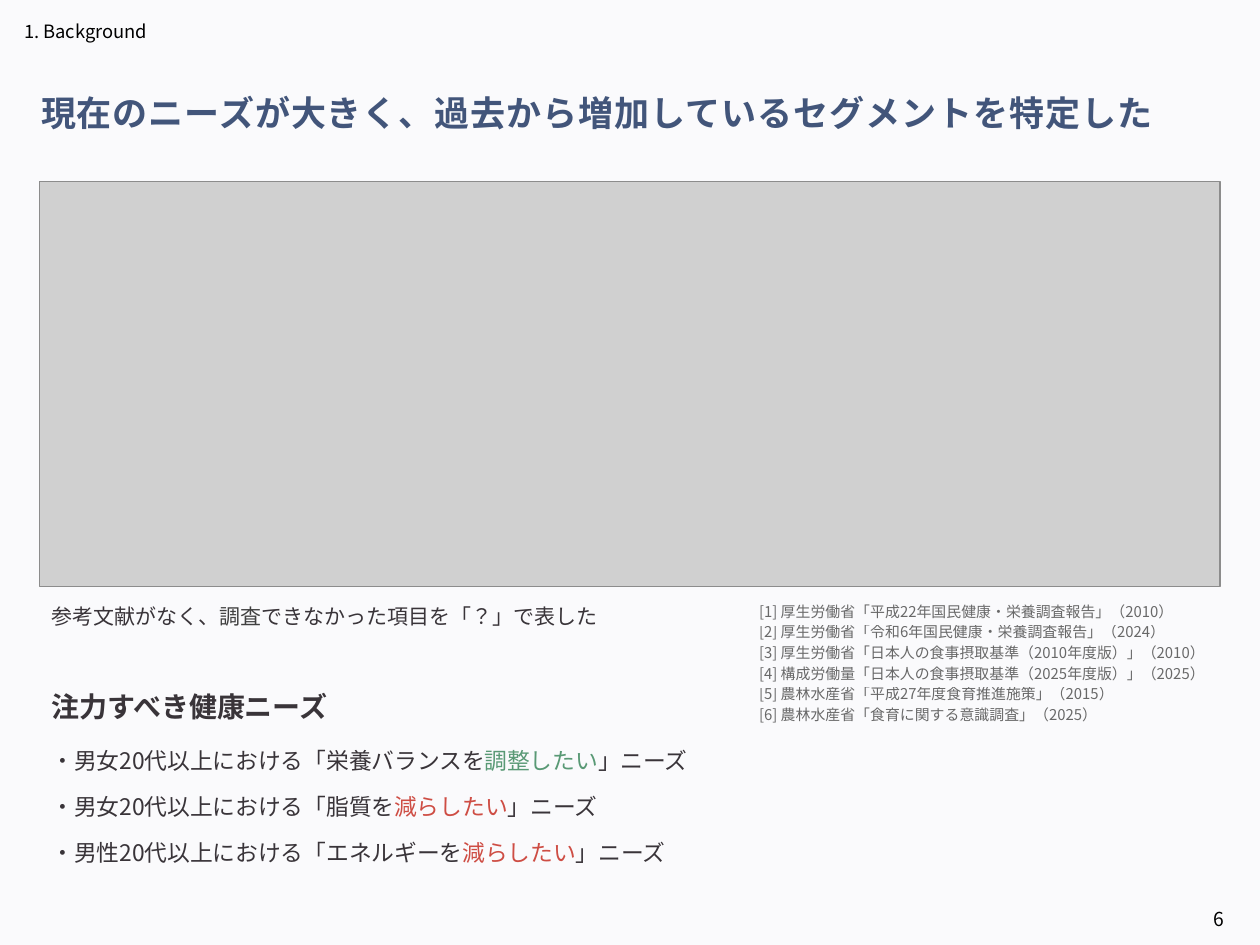
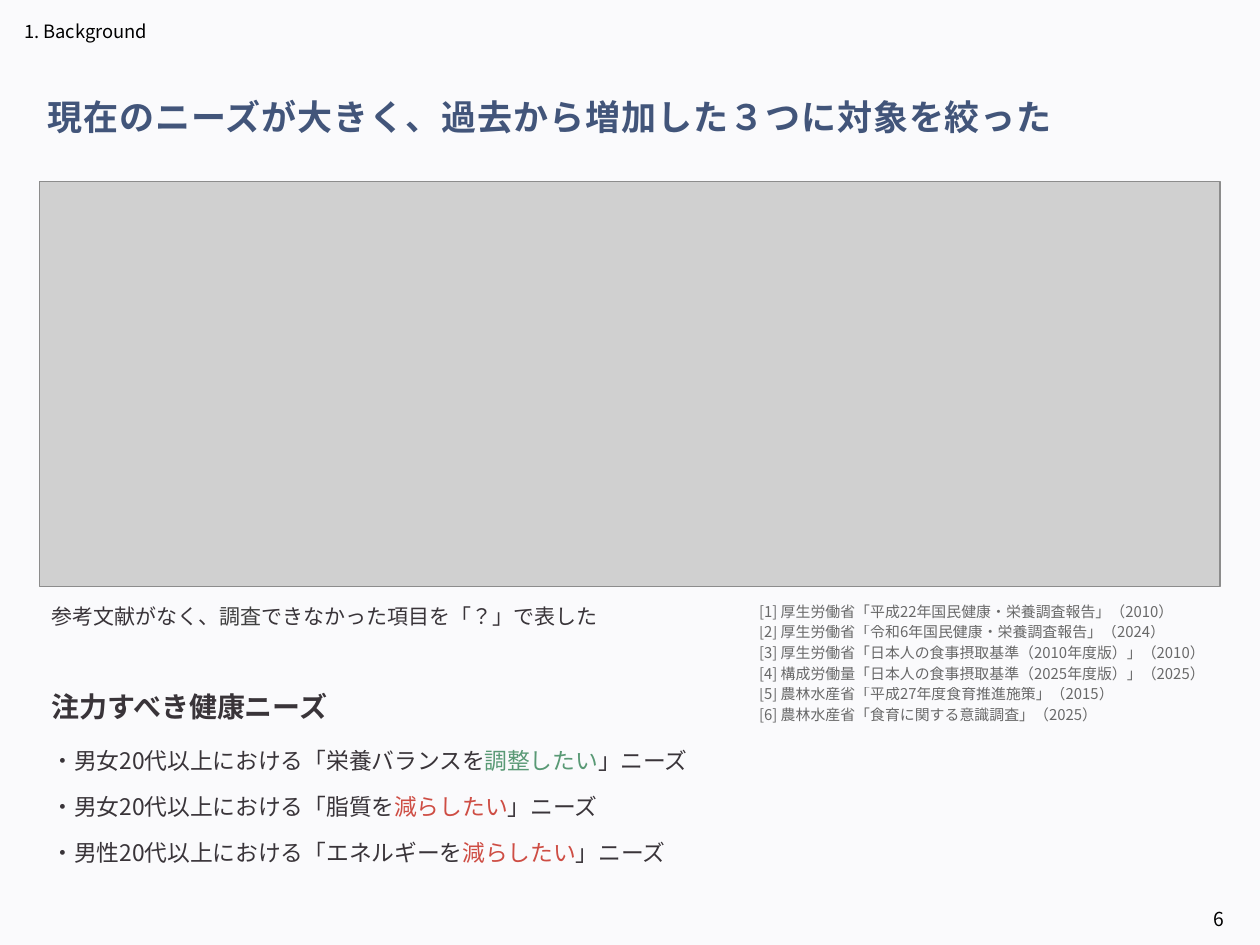
Before and after one commit to aoiseki0415/Accenture_CEO, a slide deck: slide 6 of 提出物一覧/アクセンチュア_中間発表.pptx. Drawn at 1260x945 pixels with LibreOffice and Linux fonts; fonts in the diff are those of the drawing; grey boxes stand for pictures. Boxes give left, top, right and bottom in pixels: in the first picture for what was removed or moved away, otherwise in the second. Text is boxed around its words. In the diff, an @@ line names an element or a change of style, - is before the commit and + after.

```diff
--- a/提出物一覧/アクセンチュア_中間発表.pptx
+++ b/提出物一覧/アクセンチュア_中間発表.pptx
@@ text at (x1=48, y1=100, x2=1052, y2=134): text changed @@
-現在のニーズが大きく、過去から増加しているセグメントを特定した
+現在のニーズが大きく、過去から増加した３つに対象を絞った
```
Also in this commit, not shown: 13 other slides changed, 2 slides added, 2 slides removed, 1 other file.
